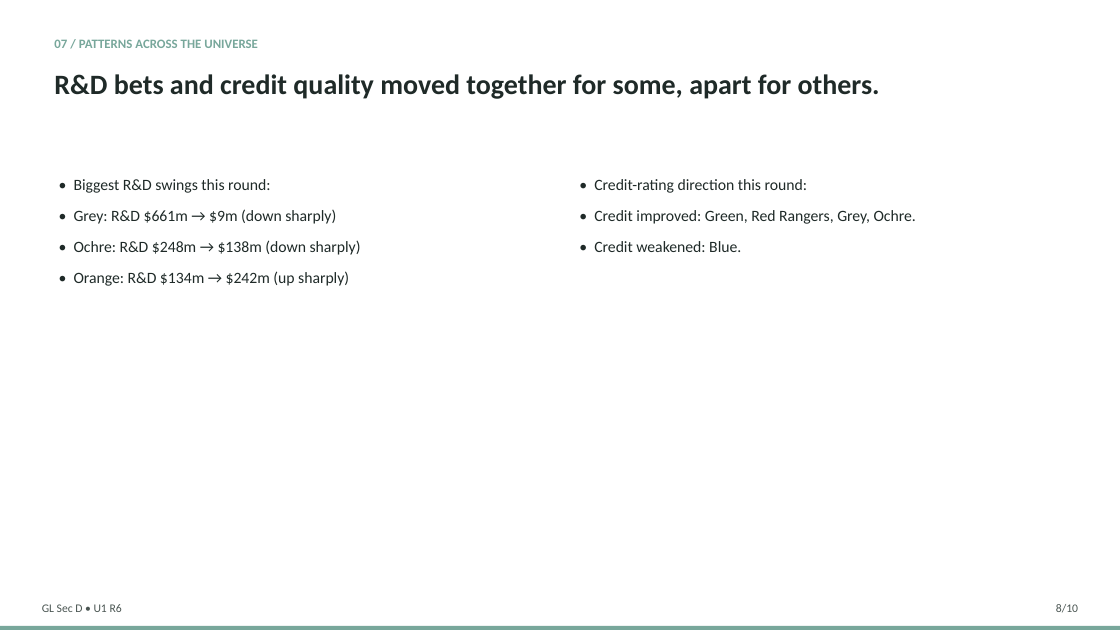
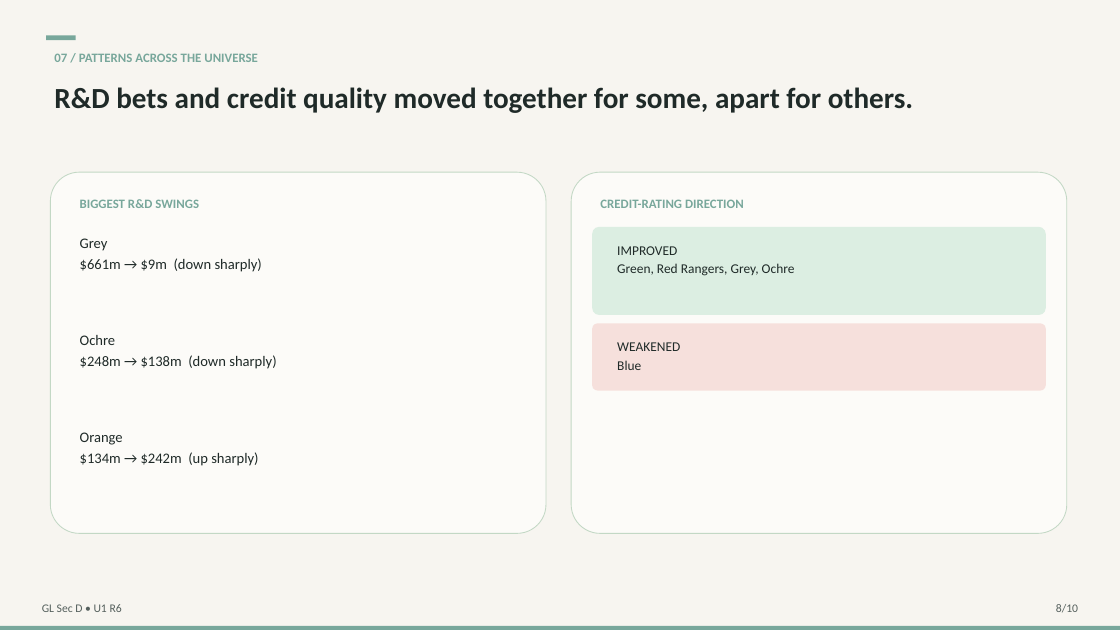
Before and after one commit to swapnilsahoo/swapnilsahoo-next, a slide deck: slide 8 of public/documents/business-simulation/round-6/section-d/section-d-round6-universe1-debrief.pptx. Drawn at 1120x630 pixels with LibreOffice and Linux fonts; fonts in the diff are those of the drawing. Boxes give left, top, right and bottom in pixels: in the first picture for what was removed or moved away, otherwise in the second. Text is boxed around its words. In the diff, an @@ line names an element or a change of style, - is before the commit and + after.

```diff
--- a/public/documents/business-simulation/round-6/section-d/section-d-round6-universe1-debrief.pptx
+++ b/public/documents/business-simulation/round-6/section-d/section-d-round6-universe1-debrief.pptx
@@ background #FFFFFF to #F7F5F0 @@
@@ text "07 / PATTERNS ACROSS THE ...": place and size @@
-text "07 / PATTERNS ACROSS THE ..." at (54, 39, 258, 48)
+text "07 / PATTERNS ACROSS THE ..." at (54, 53, 258, 62)
@@ rectangle added at (46, 35, 76, 40), fill #78A79B @@
@@ text "R&D bets and credit quality ...": place and size @@
-text "R&D bets and credit quality ..." at (54, 74, 880, 99)
+text "R&D bets and credit quality ..." at (54, 87, 913, 113)
@@ text "R&D bets and credit quality ..." at (54, 87, 913, 113): size 24 to 25 pt @@
@@ rounded rectangle added at (50, 172, 546, 534), fill #FCFBF8, outline #C3D8C5 0.75 pt @@
@@ text removed at (74, 179, 361, 286) @@
-• Biggest R&D swings this round:
-• Grey: R&D $661m → $9m (down sharply)
-• Ochre: R&D $248m → $138m (down sharply)
-• Orange: R&D $134m → $242m (up sharply)
@@ rounded rectangle added at (571, 172, 1067, 534), fill #FCFBF8, outline #C3D8C5 0.75 pt @@
@@ text added at (80, 199, 199, 208), 11 pt, text #78A79B, bold @@
+BIGGEST R&D SWINGS
@@ text added at (600, 199, 744, 208), 11 pt, text #78A79B, bold @@
+CREDIT-RATING DIRECTION
@@ text added at (80, 238, 262, 272), 12.5 pt, text #1F2A28 @@
+Grey
+$661m → $9m (down sharply)
@@ rounded rectangle added at (592, 227, 1046, 315), fill #DCEEE2 @@
@@ text at (617, 246, 795, 276): text changed; size 13.5 to 11.5 pt @@
-• Credit-rating direction this round:
-• Credit improved: Green, Red Rangers, Grey, Ochre.
-• Credit weakened: Blue.
+IMPROVED
+Green, Red Rangers, Grey, Ochre
@@ rounded rectangle added at (592, 323, 1046, 391), fill #F6E0DC @@
@@ text added at (80, 335, 276, 369), 12.5 pt, text #1F2A28 @@
+Ochre
+$248m → $138m (down sharply)
@@ text added at (617, 342, 680, 370), 11.5 pt, text #1F2A28 @@
+WEAKENED
+Blue
@@ text added at (80, 432, 258, 466), 12.5 pt, text #1F2A28 @@
+Orange
+$134m → $242m (up sharply)
@@ text "GL Sec D • U1 ..." at (42, 604, 122, 612): text colour #4A5552 to #55605D @@
@@ text "8/10" at (1056, 604, 1078, 613): text colour #4A5552 to #55605D @@
```
Also in this commit, not shown: 9 other slides changed, 5 other files.
